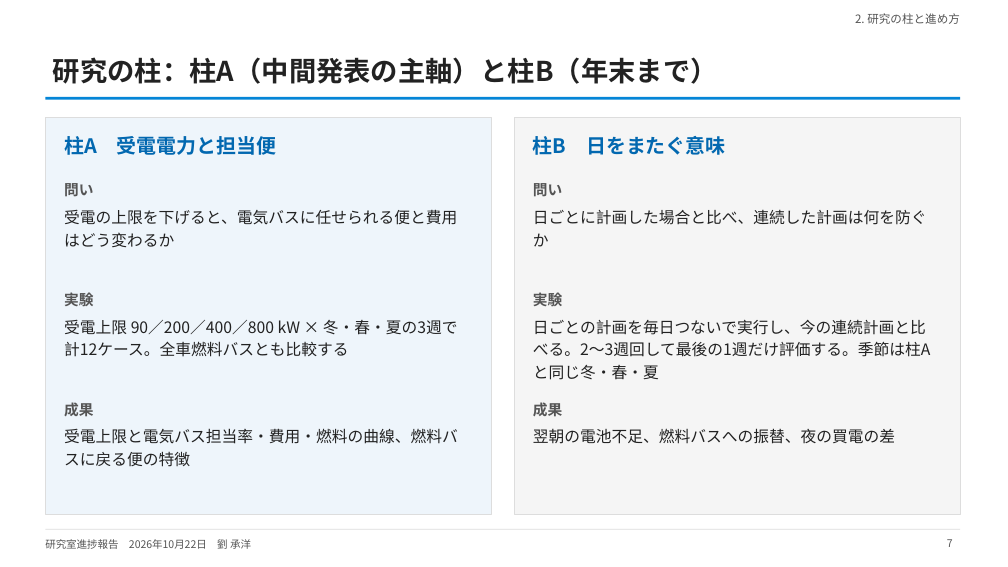
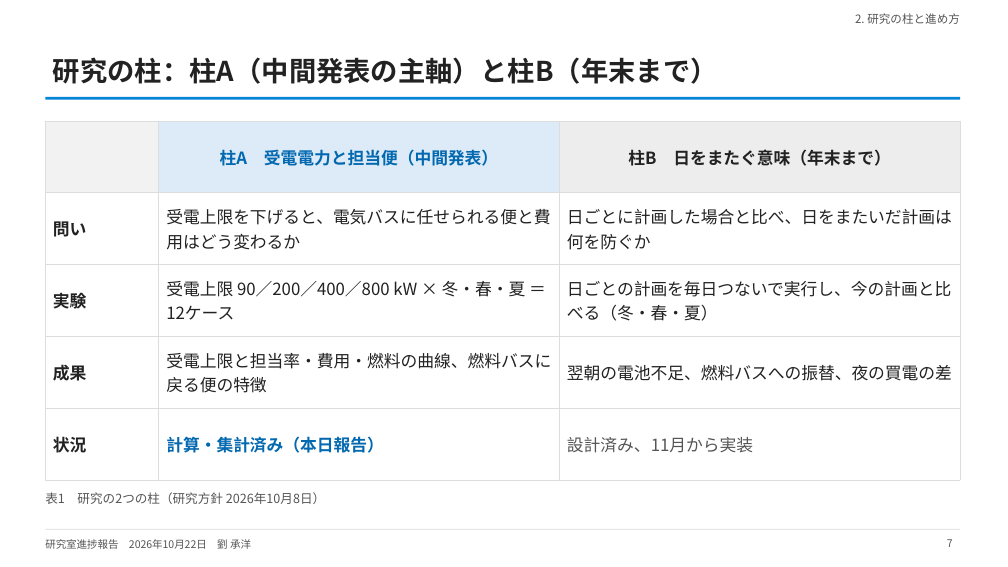
Before and after one commit to CYLIU2003/master-course, a slide deck: slide 7 of outcome/2026-10-22_lab_progress/lab_progress_20261022.pptx. Drawn at 1008x567 pixels with LibreOffice and Linux fonts; fonts in the diff are those of the drawing. Boxes give left, top, right and bottom in pixels: in the first picture for what was removed or moved away, otherwise in the second. Text is boxed around its words. In the diff, an @@ line names an element or a change of style, - is before the commit and + after.

```diff
--- a/outcome/2026-10-22_lab_progress/lab_progress_20261022.pptx
+++ b/outcome/2026-10-22_lab_progress/lab_progress_20261022.pptx
@@ rectangle removed at (45, 117, 492, 514) @@
@@ rectangle removed at (514, 117, 960, 514) @@
@@ table added at (45, 121, 960, 457), 5 rows, 3 columns @@
+ | 柱A 受電電力と担当便（中間発表） | 柱B 日をまたぐ意味（年末まで）
+問い | 受電上限を下げると、電気バスに任せられる便と費用はどう変わるか | 日ごとに計画した場合と比べ、日をまたいだ計画は何を防ぐか
+実験 | 受電上限 90／200／400／800 kW × 冬・春・夏 ＝ 12ケース | 日ごとの計画を毎日つないで実行し、今の計画と比べる（冬・春・夏）
+成果 | 受電上限と担当率・費用・燃料の曲線、燃料バスに戻る便の特徴 | 翌朝の電池不足、燃料バスへの振替、夜の買電の差
+状況 | 計算・集計済み（本日報告） | 設計済み、11月から実装
@@ text removed at (64, 136, 276, 155) @@
-柱A 受電電力と担当便
@@ text removed at (533, 136, 725, 155) @@
-柱B 日をまたぐ意味
@@ text removed at (64, 183, 93, 197) @@
-問い
@@ text removed at (64, 209, 457, 248) @@
-受電の上限を下げると、電気バスに任せられる便と費用はどう変わるか
@@ text removed at (533, 183, 562, 197) @@
-問い
@@ text removed at (533, 210, 927, 247) @@
-日ごとに計画した場合と比べ、連続した計画は何を防ぐか
@@ text removed at (64, 290, 93, 309) @@
-実験
@@ text removed at (533, 293, 562, 306) @@
-実験
@@ text removed at (64, 319, 458, 357) @@
-受電上限 90／200／400／800 kW × 冬・春・夏の3週で計12ケース。全車燃料バスとも比較する
@@ text removed at (533, 320, 931, 380) @@
-日ごとの計画を毎日つないで実行し、今の連続計画と比べる。2〜3週回して最後の1週だけ評価する。季節は柱Aと同じ冬・春・夏
@@ text removed at (64, 402, 93, 416) @@
-成果
@@ text removed at (533, 402, 562, 416) @@
-成果
@@ text removed at (64, 428, 458, 467) @@
-受電上限と電気バス担当率・費用・燃料の曲線、燃料バスに戻る便の特徴
@@ text removed at (533, 428, 895, 444) @@
-翌朝の電池不足、燃料バスへの振替、夜の買電の差
@@ text added at (45, 492, 325, 504), 12 pt, text #555555 @@
+表1 研究の2つの柱（研究方針 2026年10月8日）
```
Also in this commit, not shown: 7 other slides changed, 2 slides added, 1 slide removed, 3 other files.
